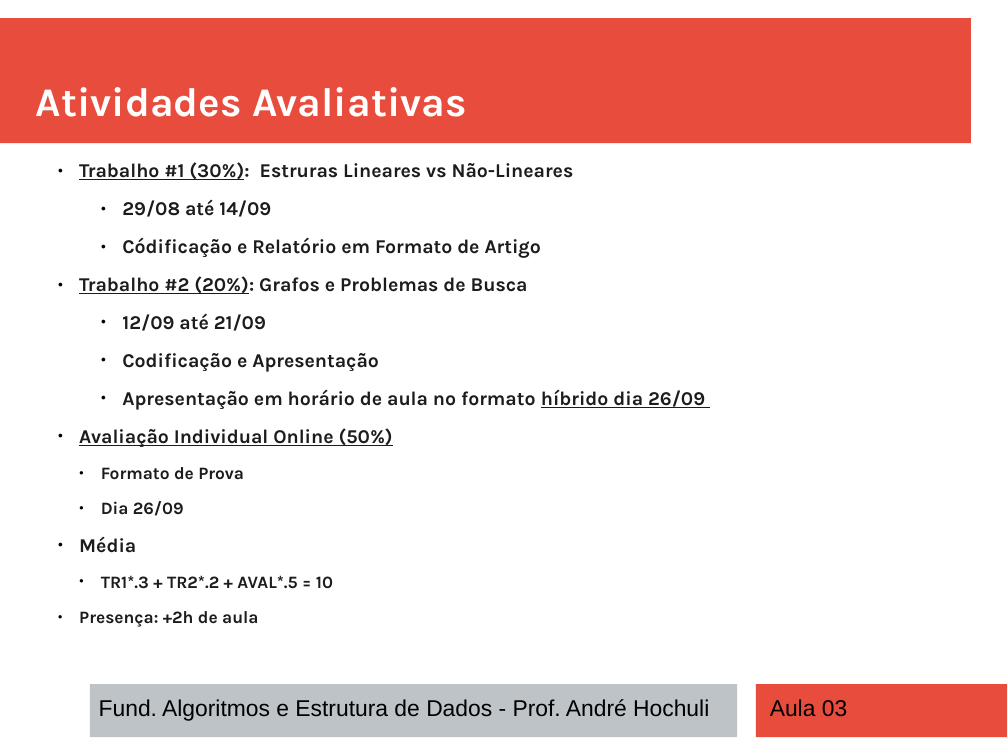
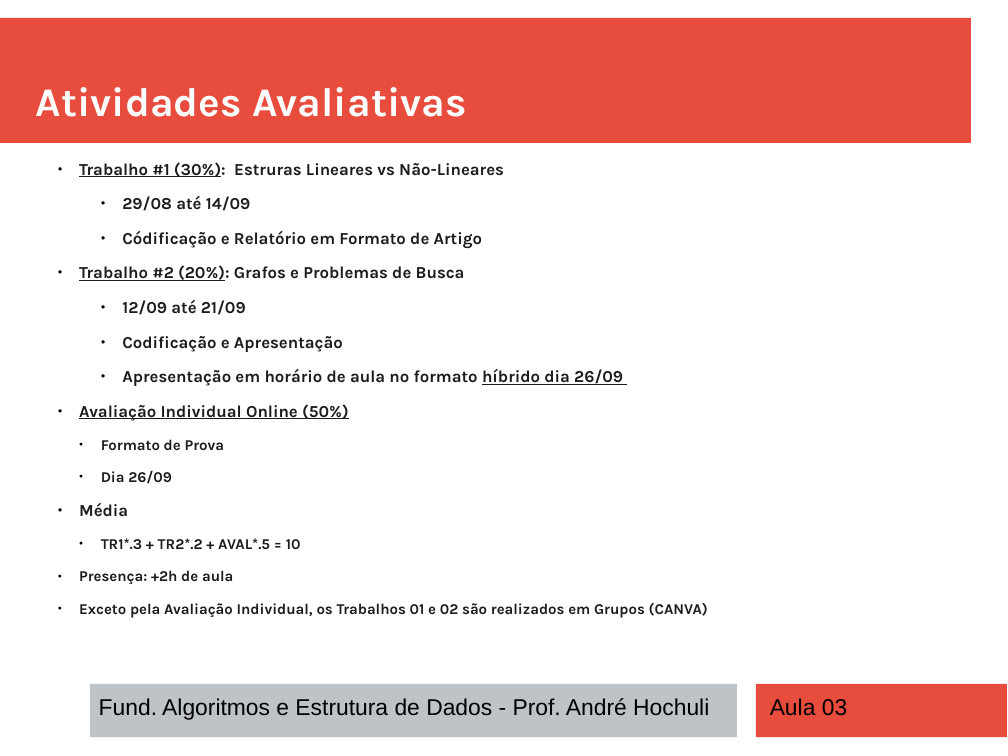
Before and after one commit to andrehochuli/teaching, a slide deck: slide 3 of DataStructuresAndAlgorithms/Lecture 03 - Linked Lists and Hash Table/Lecture 03 - Linked Lists and Hash Table.pptx. Drawn at 1008x756 pixels with LibreOffice and Linux fonts; fonts in the diff are those of the drawing. Boxes give left, top, right and bottom in pixels: in the first picture for what was removed or moved away, otherwise in the second. Text is boxed around its words. In the diff, an @@ line names an element or a change of style, - is before the commit and + after.

```diff
--- a/DataStructuresAndAlgorithms/Lecture 03 - Linked Lists and Hash Table/Lecture 03 - Linked Lists and Hash Table.pptx
+++ b/DataStructuresAndAlgorithms/Lecture 03 - Linked Lists and Hash Table/Lecture 03 - Linked Lists and Hash Table.pptx
@@ text at bbox=[79, 162, 623, 584]: size 15.4 to 13.2 pt in "Trabalho #1 (30%): Estruras Lineares vs Não-Lineares", "29/08 até 14/09", "Códificação e Relatório em Formato de Artigo", "Trabalho #2 (20%): Grafos e Problemas de ..." and 5 more places; size 13.7 to 11.7 pt in "Formato de Prova", "Dia 26/09", "TR1*.3 + TR2*.2 + AVAL*.5 = 10", "Presença: +2h de aula" @@
@@ text at bbox=[79, 603, 708, 618]: paragraph added @@
+  ● Exceto pela Avaliação Individual, os Trabalhos 01 e 02 são realizados em Grupos (CANVA)
```
Also in this commit, not shown: 1 other file.
